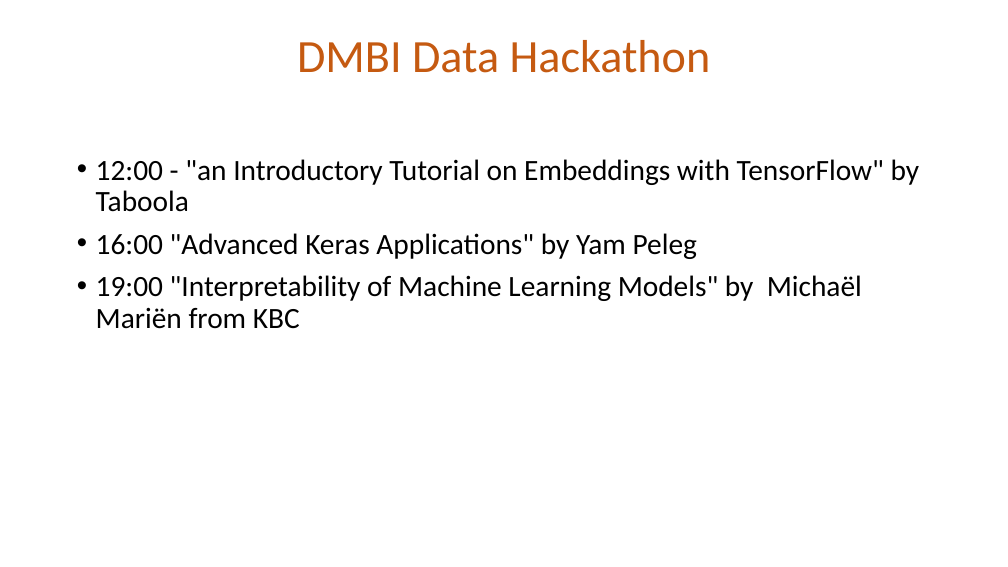
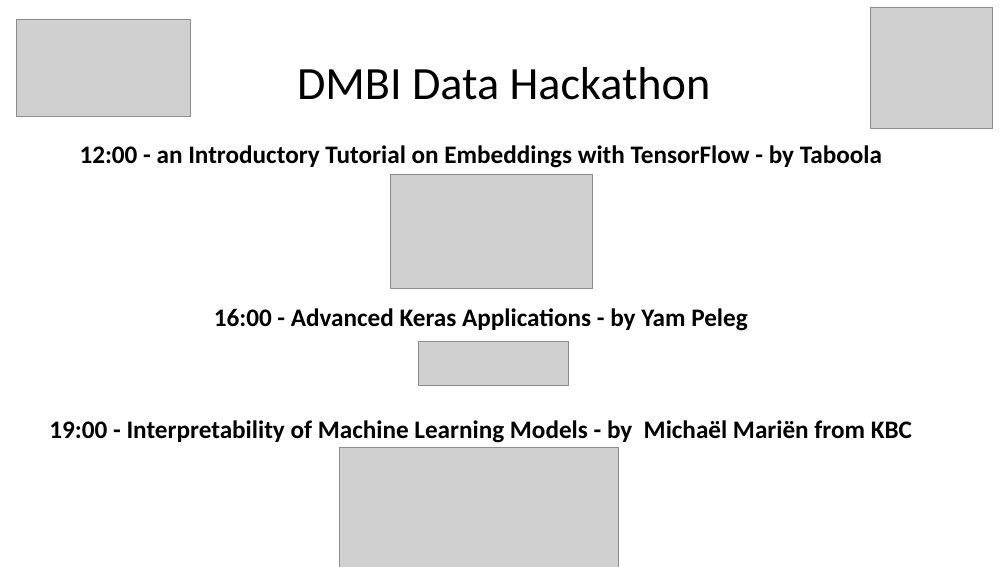
Before and after one commit to nathanie/dmbi_data_hackathon, a slide deck: slide 3 of tutorials.pptx (slide 2 before the commit). Drawn at 1008x567 pixels with LibreOffice and Linux fonts; fonts in the diff are those of the drawing; grey boxes stand for pictures. Boxes give left, top, right and bottom in pixels: in the first picture for what was removed or moved away, otherwise in the second. Text is boxed around its words. In the diff, an @@ line names an element or a change of style, - is before the commit and + after.

Commit message:
updated tutorials presentation

```diff
--- a/tutorials.pptx
+++ b/tutorials.pptx
@@ picture added at (x1=16, y1=19, x2=190, y2=117) @@
@@ picture added at (x1=870, y1=7, x2=992, y2=129) @@
@@ title "DMBI Data Hackathon" at (x1=297, y1=67, x2=711, y2=100): text colour #C55A11 to #000000 @@
@@ text at (x1=49, y1=145, x2=912, y2=443): text changed; size 28 to 24 pt; bold on @@
-• 12:00 - "an Introductory Tutorial on Embeddings with TensorFlow" by Taboola
-• 16:00 "Advanced Keras Applications" by Yam Peleg
-• 19:00 "Interpretability of Machine Learning Models" by Michaël Mariën from KBC
+12:00 - an Introductory Tutorial on Embeddings with TensorFlow - by Taboola
+16:00 - Advanced Keras Applications - by Yam Peleg
+19:00 - Interpretability of Machine Learning Models - by Michaël Mariën from KBC
@@ picture added at (x1=390, y1=175, x2=593, y2=289) @@
@@ picture added at (x1=418, y1=342, x2=569, y2=386) @@
@@ picture added at (x1=340, y1=448, x2=619, y2=567) @@
```
Also in this commit, not shown: 8 slides added, 1 slide removed.
